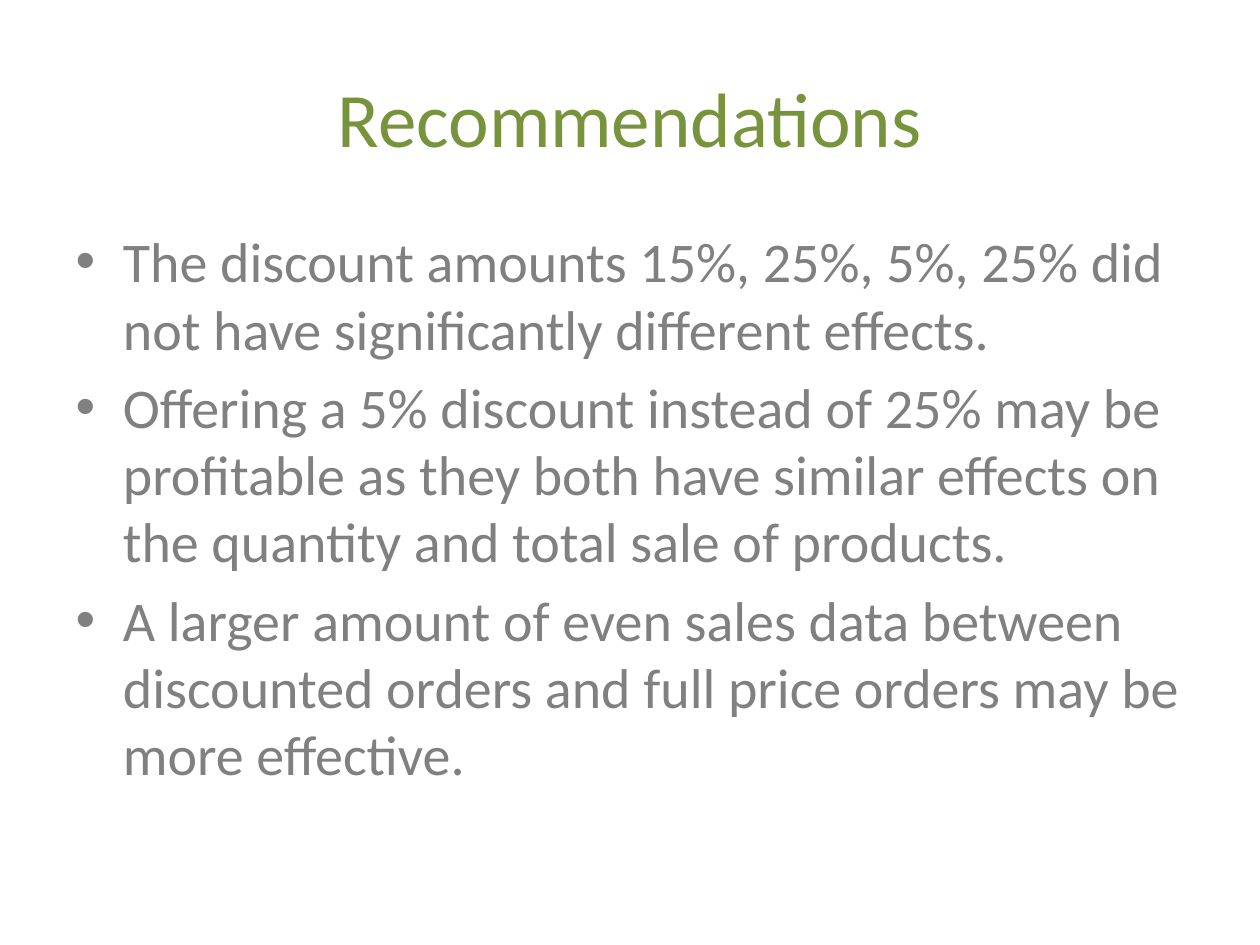
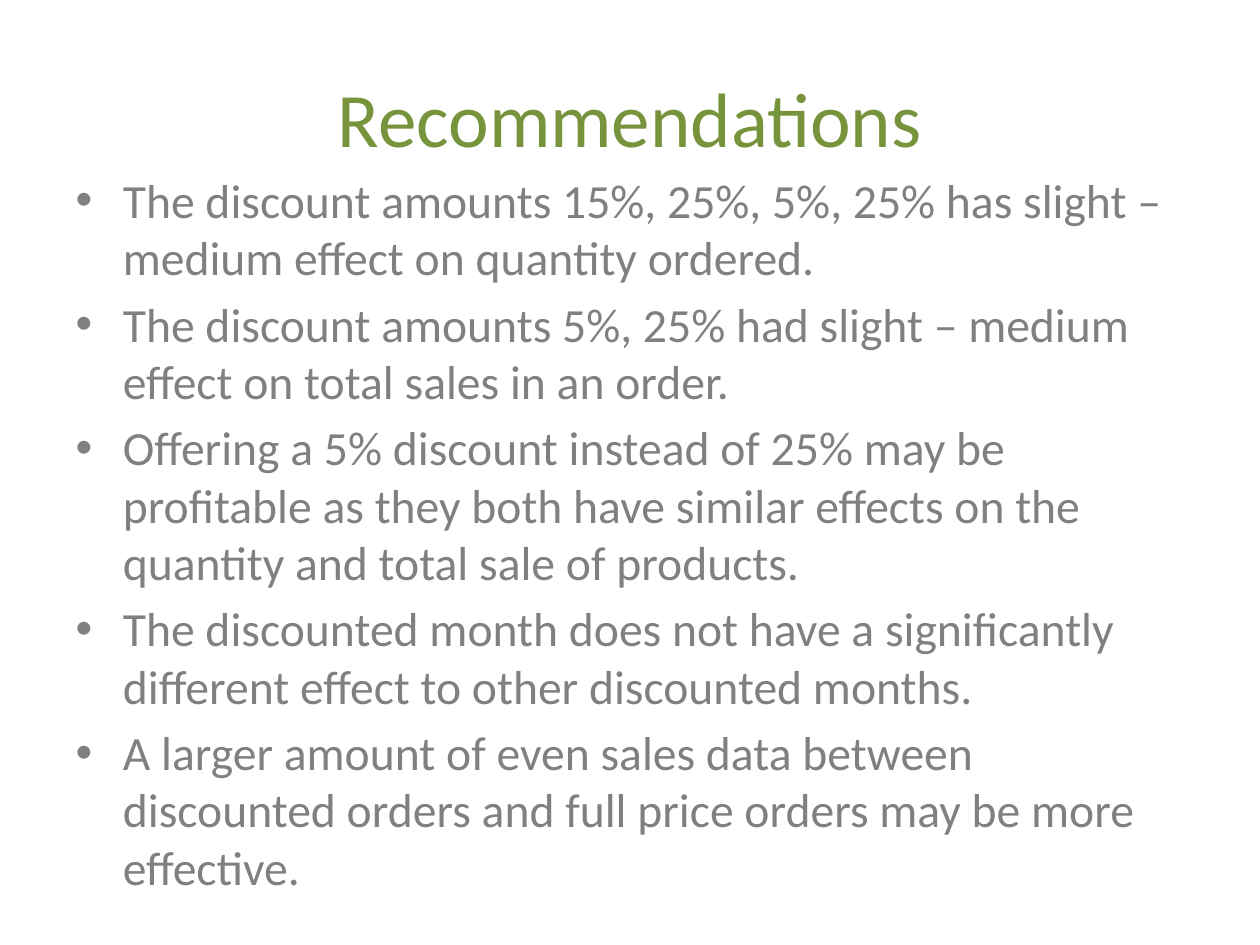
Before and after one commit to Sue-Mir/Module2_Project_Hypothesis_Testing, a slide deck: slide 13 of Project2_HypothesisTesting_NonTechnicalPresentation.pptx (slide 10 before the commit). Drawn at 1260x945 pixels with LibreOffice and Linux fonts; fonts in the diff are those of the drawing. Boxes give left, top, right and bottom in pixels: in the first picture for what was removed or moved away, otherwise in the second. Text is boxed around its words. In the diff, an @@ line names an element or a change of style, - is before the commit and + after.

```diff
--- a/Project2_HypothesisTesting_NonTechnicalPresentation.pptx
+++ b/Project2_HypothesisTesting_NonTechnicalPresentation.pptx
@@ text "The discount amounts 15%, 25%, ...": place and size @@
-text "The discount amounts 15%, 25%, ..." at box(123, 243, 1178, 776)
+text "The discount amounts 15%, 25%, ..." at box(123, 185, 1134, 835)
@@ text at box(123, 185, 1129, 400): text changed; size 32 to 27.2 pt @@
-• The discount amounts 15%, 25%, 5%, 25% did not have significantly different effects.
+• The discount amounts 15%, 25%, 5%, 25% has slight – medium effect on quantity ordered.
+• The discount amounts 5%, 25% had slight – medium effect on total sales in an order.
@@ text at box(123, 432, 1134, 835): size 32 to 27.2 pt in "Offering a 5% discount instead of 25% ...", "A larger amount of even sales data ..." @@
@@ text at box(123, 613, 1114, 705): paragraph added @@
+• The discounted month does not have a significantly different effect to other discounted months.
```
Also in this commit, not shown: 4 other slides changed, 6 slides added, 3 slides removed.
